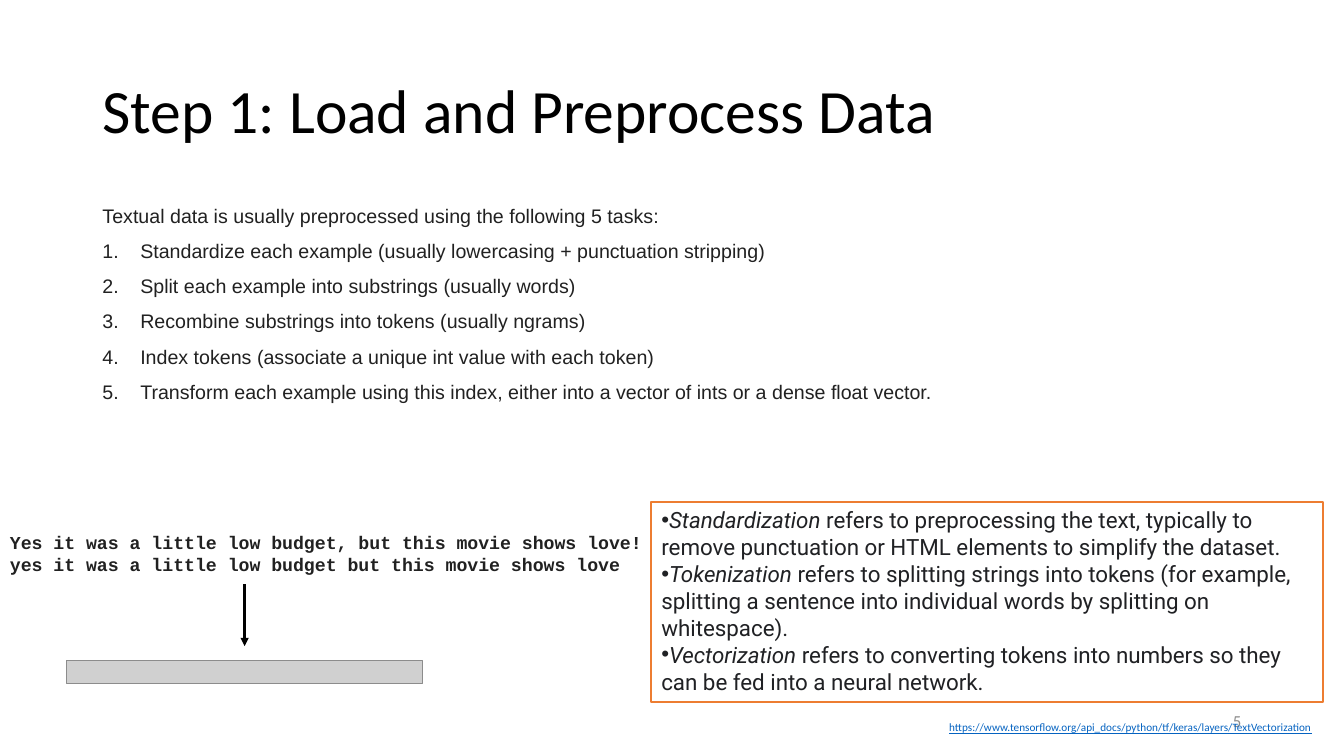
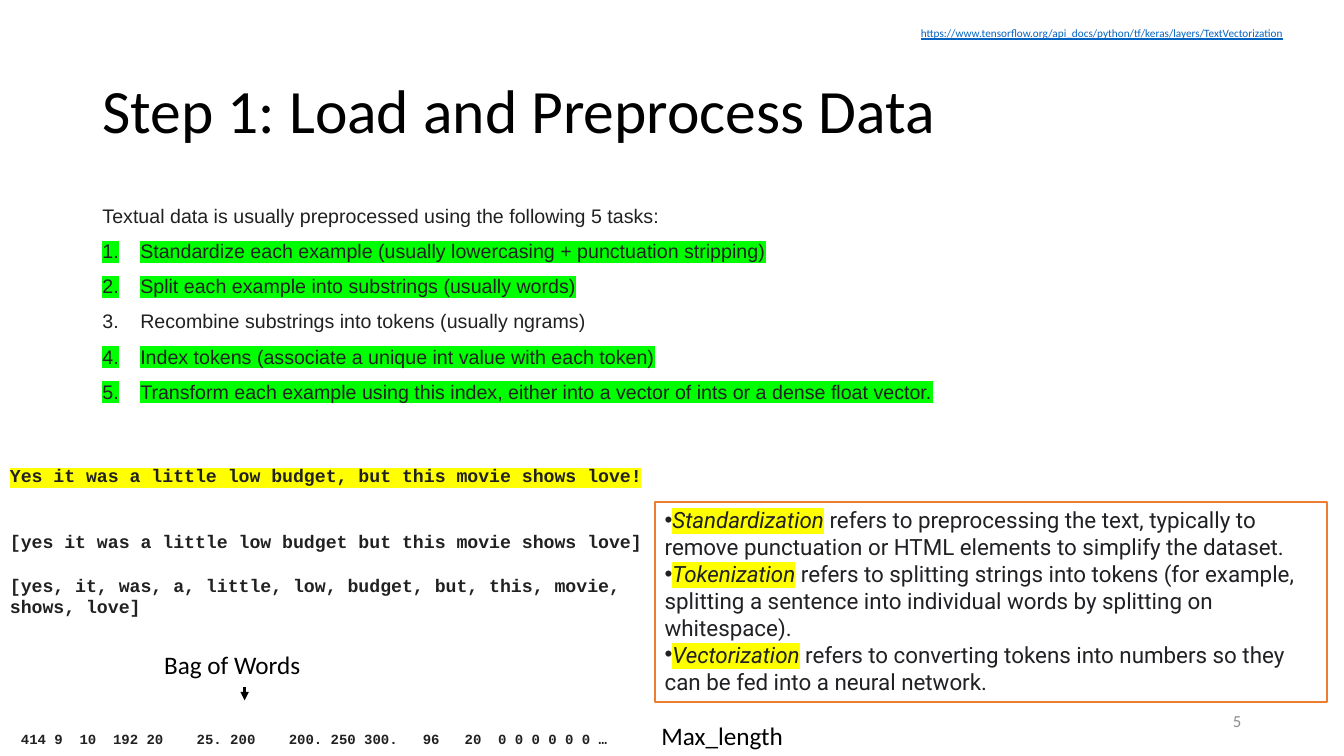
Before and after one commit to dia1128/AIandDataScienceWorkshopwithPython, a slide deck: slide 5 of Week11/Day2/2 - Deep Natural Language Processing.pptx. Drawn at 1344x756 pixels with LibreOffice and Linux fonts; fonts in the diff are those of the drawing; grey boxes stand for pictures. Boxes give left, top, right and bottom in pixels: in the first picture for what was removed or moved away, otherwise in the second. Text is boxed around its words. In the diff, an @@ line names an element or a change of style, - is before the commit and + after.

```diff
--- a/Week11/Day2/2 - Deep Natural Language Processing.pptx
+++ b/Week11/Day2/2 - Deep Natural Language Processing.pptx
@@ text "https://www.tensorflow.org/api_docs/python/tf/keras/layers/T ...": place and size @@
-text "https://www.tensorflow.org/api_docs/python/tf/keras/layers/T ..." at (949,722,1311,734)
+text "https://www.tensorflow.org/api_docs/python/tf/keras/layers/T ..." at (921,29,1283,40)
@@ text at (140,243,932,403): highlight none to #00FF00 in "Standardize each example (usually lowercasing + punctuation ...", "Split each example into substrings (usually words)", "Index tokens (associate a unique int value ...", "Transform each example using this index, either ..." @@
@@ text "Yes it was a little ...": place and size @@
-text "Yes it was a little ..." at (10,536,641,575)
+text "Yes it was a little ..." at (10,470,641,617)
@@ text at (10,470,641,489): highlight none to #FFFF00 in "Yes it was a little low budget, ..." @@
@@ rectangle "Standardization refers to preprocessing the ...": place and size @@
-rectangle "Standardization refers to preprocessing the ..." at (651,502,1324,703)
+rectangle "Standardization refers to preprocessing the ..." at (655,502,1328,703)
@@ rectangle "Standardization refers to preprocessing the ..." at (655,502,1328,703): highlight none to #FFFF00 in "Standardization", "Tokenization", "Vectorization" @@
@@ text at (10,535,641,617): text changed @@
-yes it was a little low budget but this movie shows love
+[yes it was a little low budget but this movie shows love]
+[yes, it, was, a, little, low, budget, but, this, movie, shows, love]
@@ text added at (164,656,300,679), 18 pt, text #000000 @@
+Bag of Words
@@ picture removed at (67,660,423,684) @@
@@ arrow moved from (245, 584) - (245, 646) to (245, 688) - (245, 701) @@
@@ text added at (21,734,590,744), 10 pt, text #212121, bold @@
+414 9 10 192 20 25. 200 200. 250 300. 96 20 0 0 0 0 0 0 …
@@ text added at (661,727,783,750), 18 pt, text #000000 @@
+Max_length
```
Also in this commit, not shown: 4 other slides changed, 3 slides added, 1 other file.
